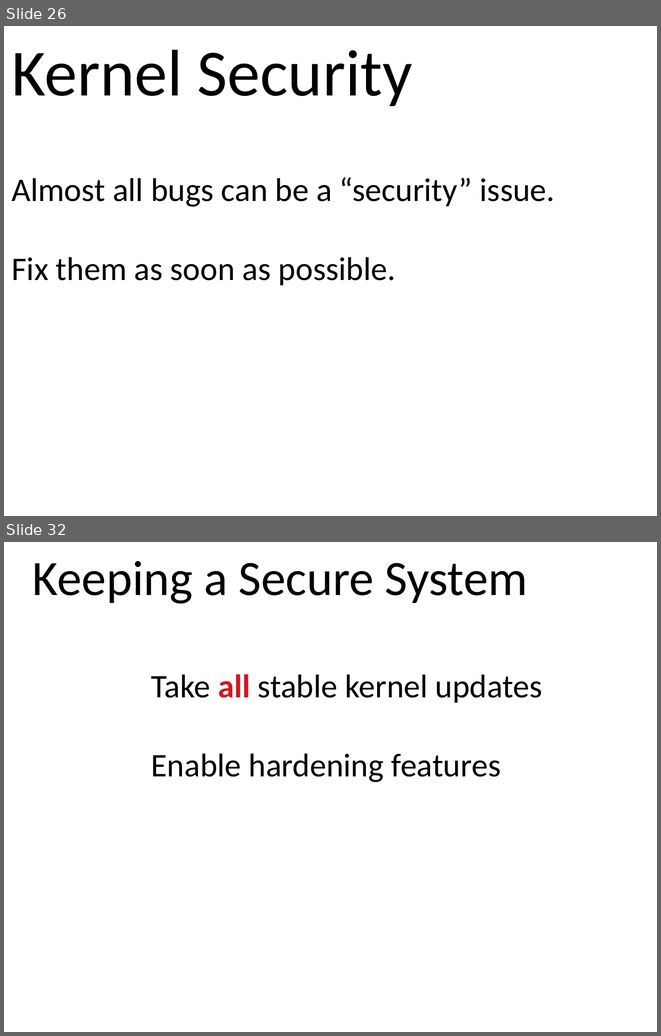
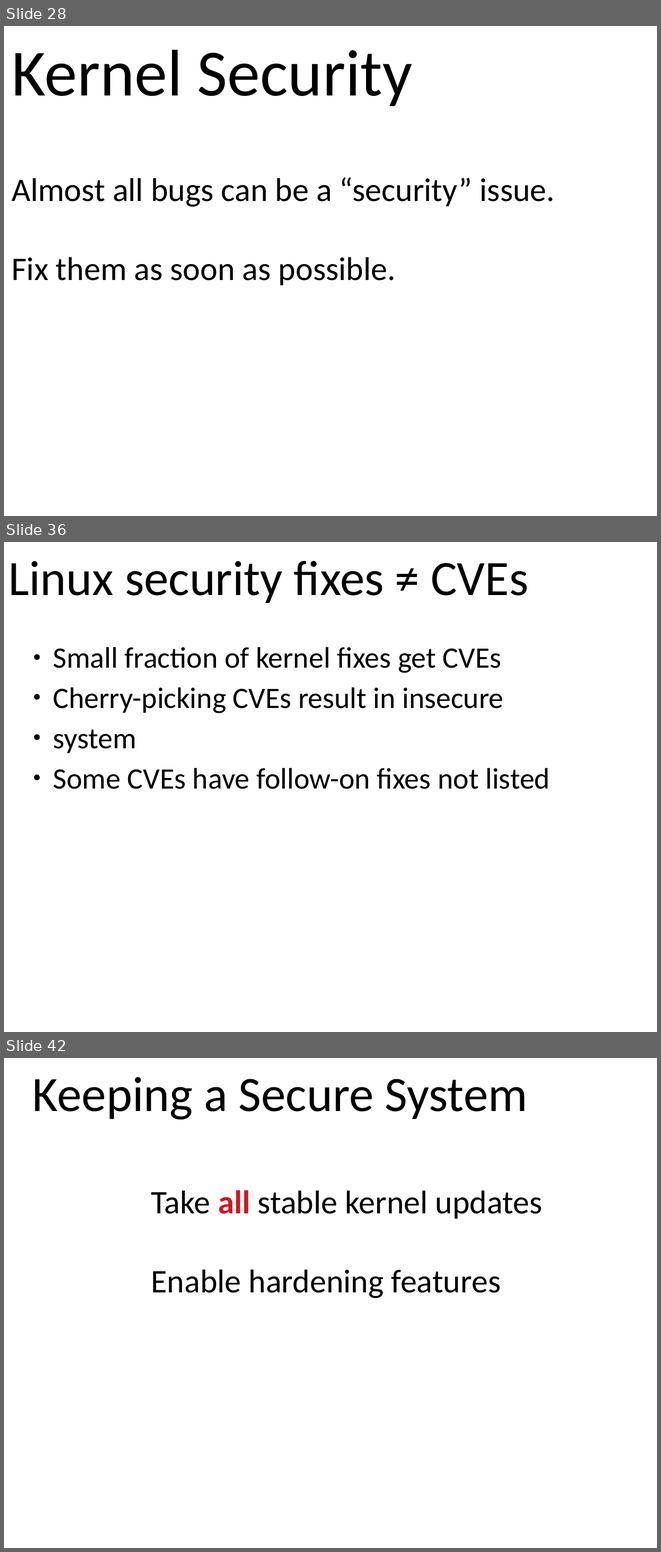
Before and after one commit to gregkh/presentation-release-model, a slide deck: release-model.odp. Shown one above the other, each under a label of ours: slides 26 and 32 before the commit, slides 28, 36 and 42 after it; the slides between them are not shown. The pictures are 661x1036 and 661x1552 pixels, drawn with LibreOffice and Linux fonts; fonts in the diff are those of the drawing. Boxes give left, top, right and bottom in pixels: in the first picture for what was removed or moved away, otherwise in the second. Text is boxed around its words. In the diff, an @@ line names an element or a change of style, - is before the commit and + after.

```diff
--- a/release-model.odp
+++ b/release-model.odp
@@ slide 36 added at (4, 542, 657, 1032), background #FFFFFF @@
@@ text added at (8, 561, 528, 603), 60 pt, text #000000 @@
+Linux security fixes ≠ CVEs
@@ text added at (53, 647, 550, 789), 36 pt, text #000000 @@
+● Small fraction of kernel fixes get CVEs
+● Cherry-picking CVEs result in insecure
+● system
+● Some CVEs have follow-on fixes not listed
@@ what was slide 26 is now slide 28 @@
@@ what was slide 32 is now slide 42 @@
```
Also in this commit, not shown: 11 slides changed, 10 other slides added, 1 slide removed, 1 other file.
